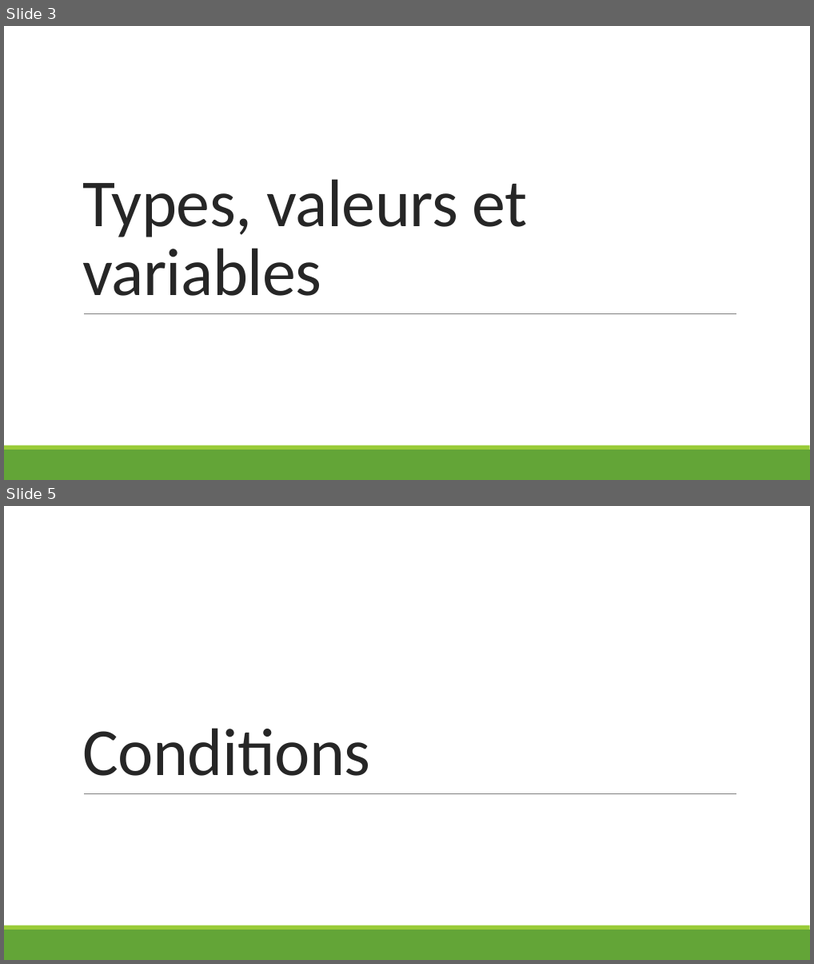
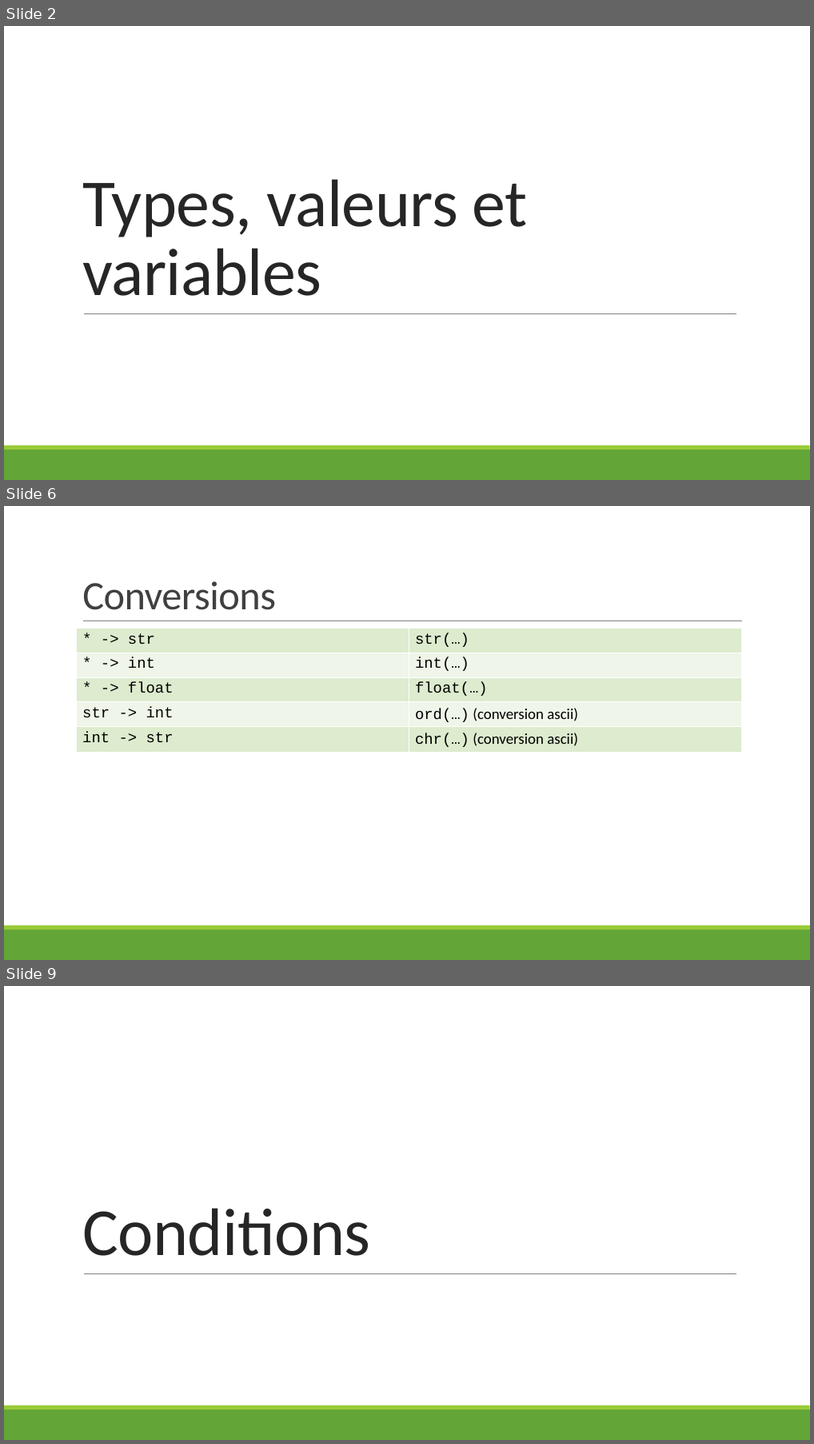
Before and after one commit to hermes-python-201910/courseware, a slide deck: slides.pptx. Shown one above the other, each under a label of ours: slides 3 and 5 before the commit, slides 2, 6 and 9 after it; the slides between them are not shown. The pictures are 814x964 and 814x1444 pixels, drawn with LibreOffice and Linux fonts; fonts in the diff are those of the drawing. Boxes give left, top, right and bottom in pixels: in the first picture for what was removed or moved away, otherwise in the second. Text is boxed around its words. In the diff, an @@ line names an element or a change of style, - is before the commit and + after.

```diff
--- a/slides.pptx
+++ b/slides.pptx
@@ slide 6 added at box(4, 506, 810, 960), background #FFFFFF; not listed: 2 template elements that a slide beside it also shows @@
@@ title added at box(82, 581, 276, 610), 48 pt, text #404040 @@
+Conversions
@@ line added from (83, 621) to (742, 621), #808080 0.5 pt @@
@@ table added at box(77, 628, 742, 751), 5 rows, 2 columns @@
+* -> str | str(…)
+* -> int | int(…)
+* -> float | float(…)
+str -> int | ord(…) (conversion ascii)
+int -> str | chr(…) (conversion ascii)
@@ what was slide 3 is now slide 2 @@
@@ what was slide 5 is now slide 9 @@
```
Also in this commit, not shown: 21 other slides added, 4 slides removed.
